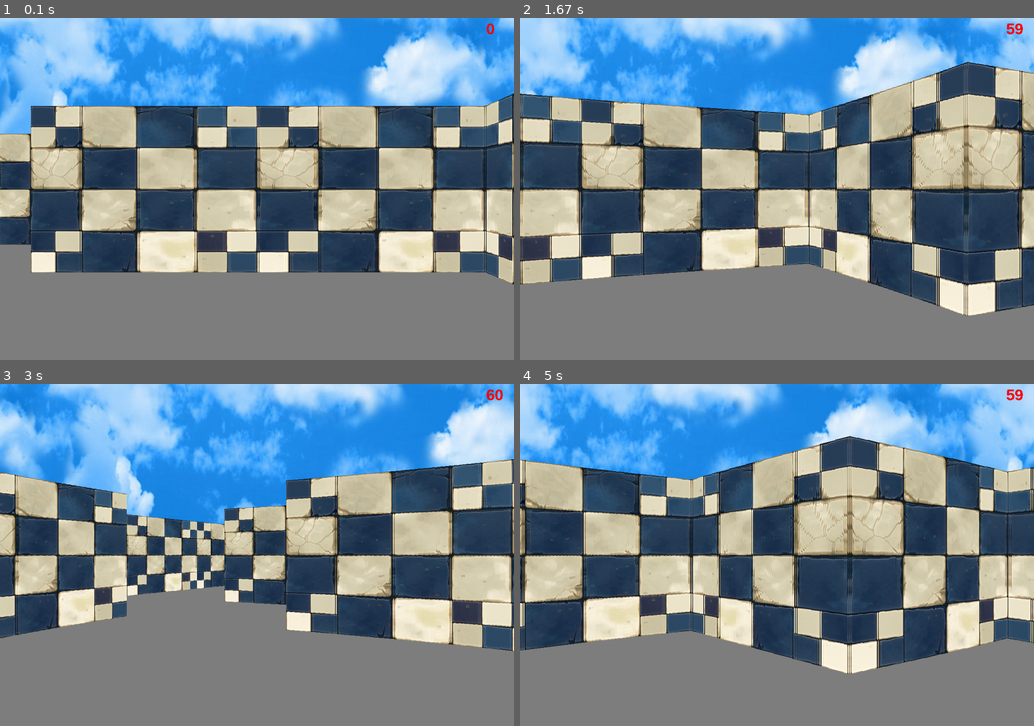
Above: before the commit, frames 1-4 (two rows, left to right).
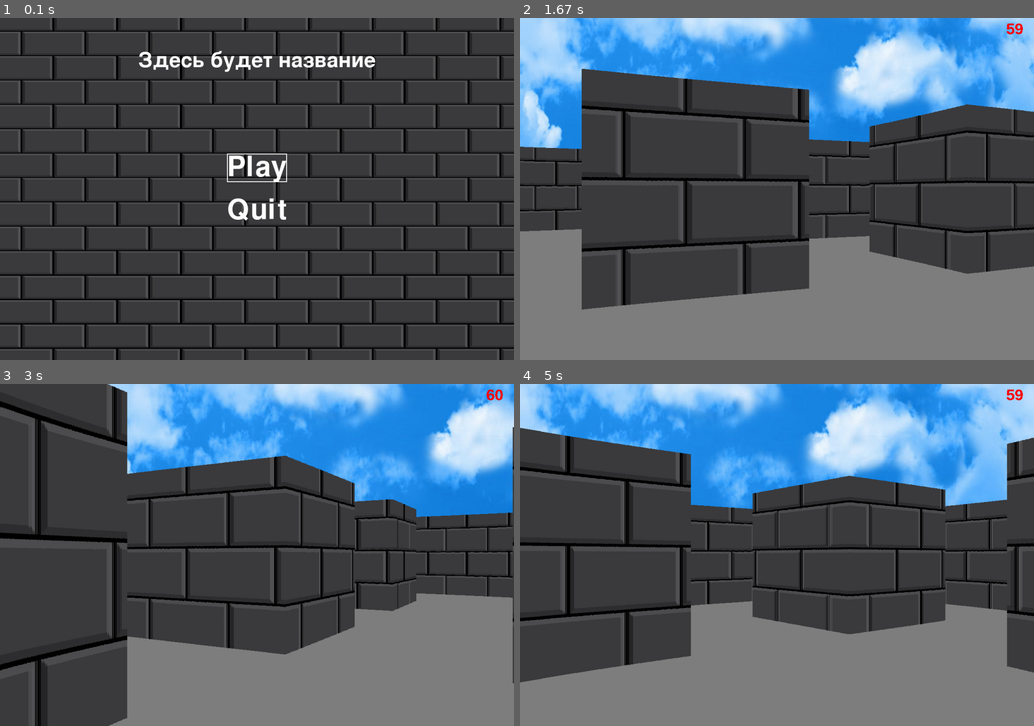
Above: after the commit, the same moments.

Repository: Retry33/Yandex-Lyceum-Project-Pygame
Game: pygame game, started from main.py
Two runs of this game, one before a commit and one after it. Both use one fixed random seed, a clock stepped at 60 frames per second and the inputs below.
Inputs:
- Up to frame 1 (0.1 s): no input
- Up to frame 2 (1.67 s): tap Enter at 0.33 s; tap W at 0.67 s; tap S at 1 s; hold Right from 1.33 s (still down)
- Up to frame 3 (3 s): release Right at 1.8 s; hold Left 1.83-2.37 s; hold Left 2.4-2.87 s; hold Right from 2.9 s (still down)
- Up to frame 4 (5 s): release Right at 3.53 s; hold Left 3.57-4.03 s; hold Right 4.07-4.53 s; hold Right from 4.57 s (still down)

The runs differ from the first frame. In frame 1, 95% of the frame differs, in the area x 0-100%, y 0-100%; in frame 2, 58%; in frame 3, 60%; in frame 4, 57%.

Commit message:
menu + new_textures

Diff:
--- a/drawing.py
+++ b/drawing.py
@@ -7,7 +7,7 @@
     def __init__(self, screen):
         self.screen = screen
         self.font = pygame.font.SysFont('Arial', 36, bold=True)
-        self.textures = {'1': pygame.image.load('img/1.png').convert(),
+        self.textures = {'1': pygame.image.load('img/306.jpg').convert(),
                          '2': pygame.image.load('img/2.png').convert(),
                          'S': pygame.image.load('img/sky.png').convert()
                          }
--- a/main.py
+++ b/main.py
@@ -4,24 +4,38 @@
 import math
 from map import world_map
 from drawing import Drawing
+from menu import MainMenu
 
+pygame.font.init()
 pygame.init()
 screen = pygame.display.set_mode(WINDOW_SIZE)
 clock = pygame.time.Clock()
 player = Player()
 drawing = Drawing(screen)
 
+menu = MainMenu(screen)
+
+current_screen = "menu"
 
 while True:
-    for event in pygame.event.get():
-        if event.type == pygame.QUIT:
-            exit()
-    player.movement()
-    screen.fill(BLACK)
+    if current_screen == "menu":
+        menu.draw()
+        action = menu.handle_events()
+        if action == "play":
+            current_screen = "game"
+    elif current_screen == "game":
+        for event in pygame.event.get():
+            if event.type == pygame.QUIT:
+                exit()
+            elif event.type == pygame.KEYDOWN:
+                if event.key == pygame.K_ESCAPE:
+                    current_screen = "menu"
+        player.movement()
+        screen.fill(BLACK)
 
-    drawing.background(player.angle)
-    drawing.world(player.pos, player.angle)
-    drawing.fps(clock)
+        drawing.background(player.angle)
+        drawing.world(player.pos, player.angle)
+        drawing.fps(clock)
 
-    pygame.display.flip()
-    clock.tick(FPS)
+        pygame.display.flip()
+        clock.tick(FPS)
--- a/map.py
+++ b/map.py
@@ -1,14 +1,15 @@
 from settings import *
 
 text_map = [
-    '111111111111',
-    '1......1...1',
-    '1..111...1.1',
-    '1....1..11.1',
-    '1..2....1..1',
-    '1..2...111.1',
-    '1.....1....1',
-    '111111111111',
+    '1111111111111',
+    '1...........1',
+    '1.1.1.1.1.1.1',
+    '1...........1',
+    '1.1.1.1.1.1.1',
+    '1...........1',
+    '1.1.1.1.1.1.1',
+    '1...........1',
+    '1111111111111',
 ]
 
 world_map = {}
--- /dev/null
+++ b/menu.py
@@ -0,0 +1,61 @@
+import pygame
+from settings import WINDOW_SIZE
+
+
+class MainMenu:
+    def __init__(self, screen):
+        self.background_image = pygame.image.load("img/306.jpg")
+        self.background_image = pygame.transform.scale(self.background_image, WINDOW_SIZE)
+        self.screen = screen
+        self.font_title = pygame.font.Font(None, 72)
+        self.font_buttons = pygame.font.Font(None, 96)
+        self.title = self.font_title.render("Здесь будет название", True, (255, 255, 255))
+        self.selected_button = 0
+
+    def draw_text_with_border(self, text, font, color, position, selected=False):
+        border_color = (255, 0, 0) if selected else (255, 255, 255)
+        text_surface = font.render(text, True, color)
+        text_rect = text_surface.get_rect(center=position)
+
+        if not selected:  # Рисуем рамку только если кнопка не выбрана
+            pygame.draw.rect(self.screen, border_color, text_rect, 2)
+        self.screen.blit(text_surface, text_rect.topleft)
+
+    def draw(self):
+        self.screen.blit(self.background_image, (0, 0))
+
+        # Отрисовка заголовка без рамки
+        title_position = (WINDOW_SIZE[0] // 2, 100)
+        self.draw_text_with_border("Здесь будет название", self.font_title, (255, 255, 255), title_position, True)
+
+        # Определение положения кнопок
+        button_spacing = 100
+        vertical_center = WINDOW_SIZE[1] // 2
+        play_button_position = (WINDOW_SIZE[0] // 2, vertical_center - button_spacing // 2)
+        quit_button_position = (WINDOW_SIZE[0] // 2, vertical_center + button_spacing // 2)
+
+        # Отрисовка кнопок
+        self.draw_text_with_border("Play", self.font_buttons, (255, 255, 255), play_button_position,
+                                   self.selected_button == 1)
+        self.draw_text_with_border("Quit", self.font_buttons, (255, 255, 255), quit_button_position,
+                                   self.selected_button == 0)
+
+        pygame.display.flip()
+
+    def handle_events(self):
+        for event in pygame.event.get():
+            if event.type == pygame.QUIT:
+                pygame.quit()
+                exit()
+            elif event.type == pygame.KEYDOWN:
+                if event.key == pygame.K_UP:
+                    self.selected_button = (self.selected_button - 1) % 2
+                elif event.key == pygame.K_DOWN:
+                    self.selected_button = (self.selected_button + 1) % 2
+                elif event.key == pygame.K_RETURN:
+                    if self.selected_button == 0:
+                        return "play"
+                    elif self.selected_button == 1:
+                        pygame.quit()
+                        exit()
+        return None
--- a/player.py
+++ b/player.py
@@ -1,5 +1,4 @@
 import math
-
 from settings import *
 import pygame
 
@@ -8,6 +7,7 @@
     def __init__(self):
         self.x, self.y = player_pos
         self.angle = player_angle
+        self.speed = player_speed
 
     @property
     def pos(self):
@@ -17,18 +17,20 @@
         sin_a = math.sin(self.angle)
         cos_a = math.cos(self.angle)
         keys = pygame.key.get_pressed()
+        shift_pressed = keys[pygame.K_LSHIFT] or keys[pygame.K_RSHIFT]
+        current_speed = self.speed * 2 if shift_pressed else self.speed
         if keys[pygame.K_w]:
-            self.x += player_speed * cos_a
-            self.y += player_speed * sin_a
+            self.x += current_speed * cos_a
+            self.y += current_speed * sin_a
         if keys[pygame.K_s]:
-            self.x += -player_speed * cos_a
-            self.y += -player_speed * sin_a
+            self.x += -current_speed * cos_a
+            self.y += -current_speed * sin_a
         if keys[pygame.K_a]:
-            self.x += player_speed * sin_a
-            self.y += -player_speed * cos_a
+            self.x += current_speed * sin_a
+            self.y += -current_speed * cos_a
         if keys[pygame.K_d]:
-            self.x += -player_speed * sin_a
-            self.y += player_speed * cos_a
+            self.x += -current_speed * sin_a
+            self.y += current_speed * cos_a
         if keys[pygame.K_LEFT]:
             self.angle -= 0.02
         if keys[pygame.K_RIGHT]:
--- a/settings.py
+++ b/settings.py
@@ -11,7 +11,7 @@
 # ray casting settings
 FOV = math.pi / 3
 HALF_FOV = FOV / 2
-NUM_RAYS = 300
+NUM_RAYS = 400
 MAX_DEPTH = 800
 DELTA_ANGLE = FOV / NUM_RAYS
 DIST = NUM_RAYS / (2 * math.tan(HALF_FOV))
Binary file added: img/306.jpg
Binary file added: img/425.jpg
